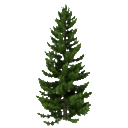
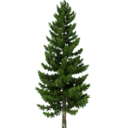
Layers edited between the first and the second (128, 128) image:
painted on "Background" over box(34, 0, 92, 128)
